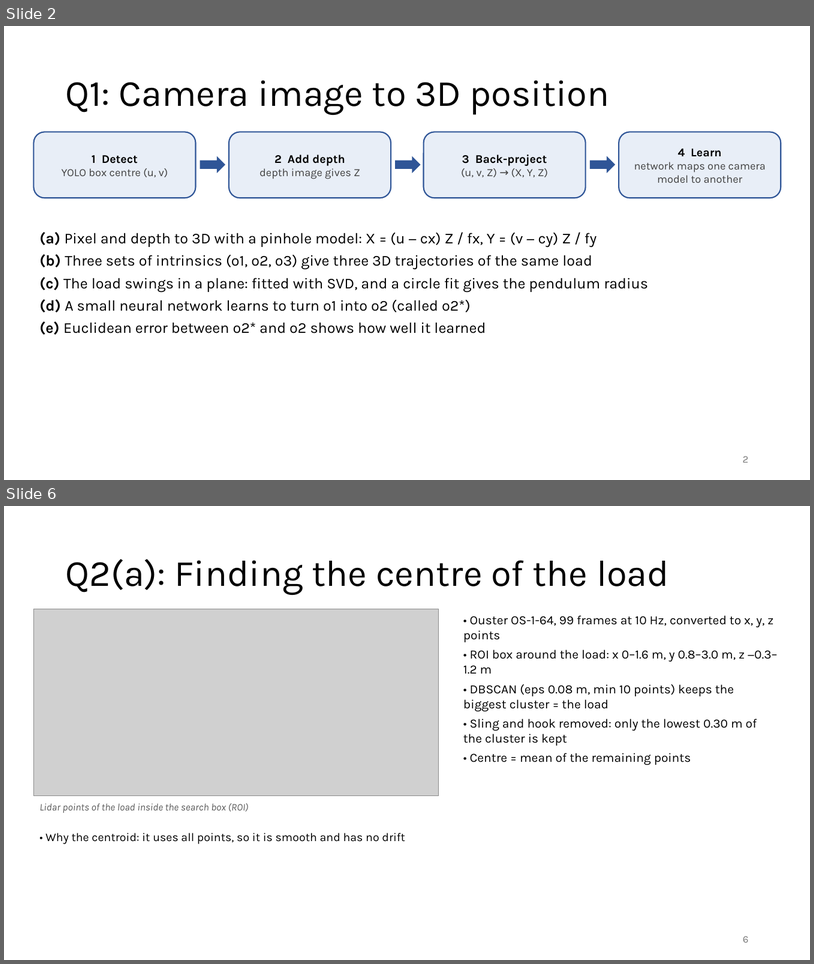
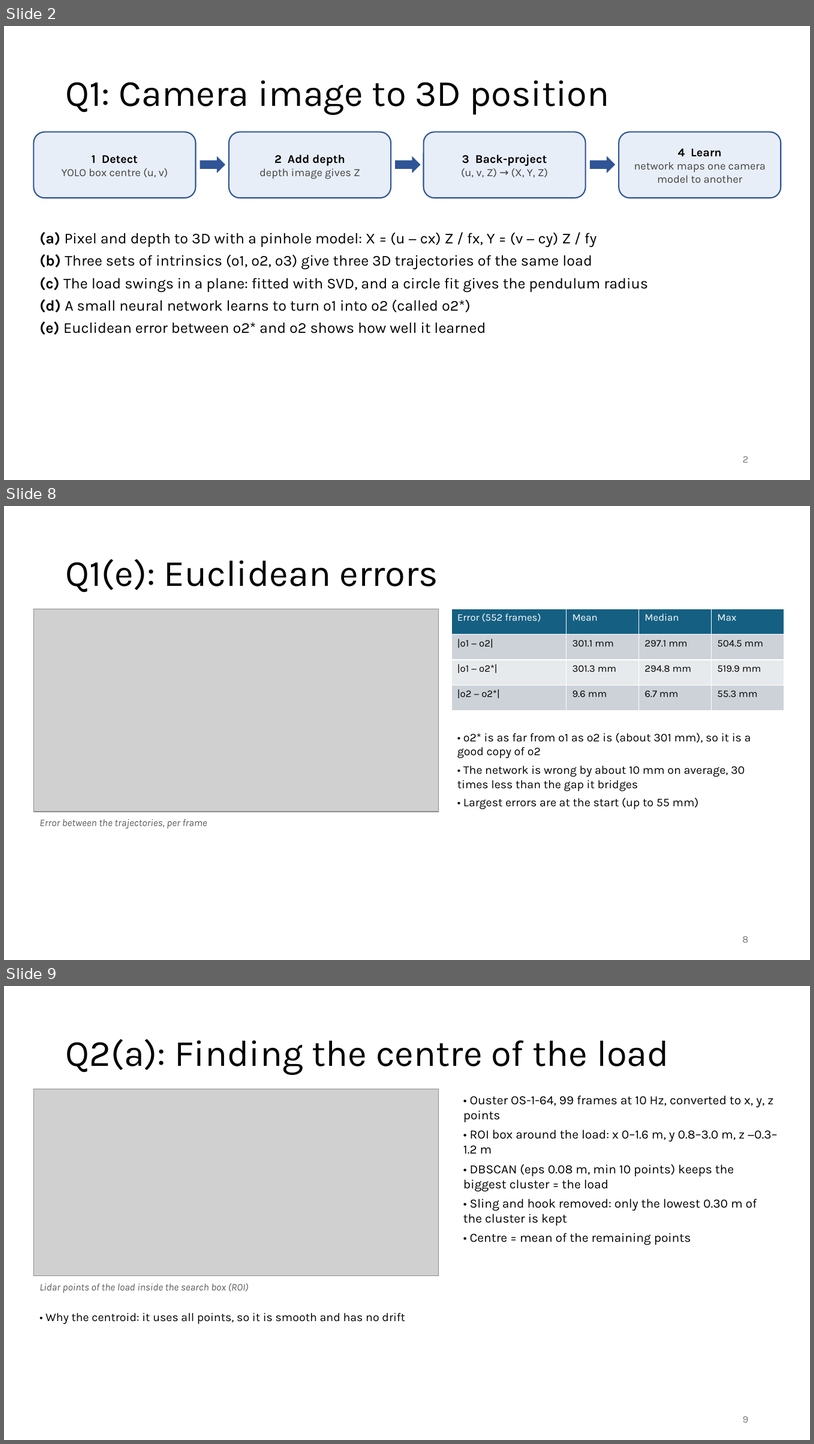
Before and after one commit to AreGundersen/MAS512, a slide deck: Assignment 2/MAS512_assignment2_gr5.pptx. Shown one above the other, each under a label of ours: slides 2 and 6 before the commit, slides 2, 8 and 9 after it; the slides between them are not shown. The pictures are 814x964 and 814x1444 pixels, drawn with LibreOffice and Linux fonts; fonts in the diff are those of the drawing; grey boxes stand for pictures. Boxes give left, top, right and bottom in pixels: in the first picture for what was removed or moved away, otherwise in the second. Text is boxed around its words. In the diff, an @@ line names an element or a change of style, - is before the commit and + after.

```diff
--- a/Assignment 2/MAS512_assignment2_gr5.pptx
+++ b/Assignment 2/MAS512_assignment2_gr5.pptx
@@ slide 8 added at <box>4,506,810,960</box>, background #FFFFFF @@
@@ title added at <box>65,559,438,592</box>, 44 pt, text #000000 @@
+Q1(e): Euclidean errors
@@ picture added at <box>33,609,439,811</box> @@
@@ table added at <box>452,609,785,711</box>, 4 rows, 4 columns @@
+Error (552 frames) | Mean | Median | Max
+|o1 − o2| | 301.1 mm | 297.1 mm | 504.5 mm
+|o1 − o2*| | 301.3 mm | 294.8 mm | 519.9 mm
+|o2 − o2*| | 9.6 mm | 6.7 mm | 55.3 mm
@@ text added at <box>458,733,752,809</box>, 14 pt, text #000000 @@
+• o2* is as far from o1 as o2 is (about 301 mm), so it is a good copy of o2
+• The network is wrong by about 10 mm on average, 30 times less than the gap it bridges
+• Largest errors are at the start (up to 55 mm)
@@ text added at <box>39,819,207,828</box>, 12 pt, text #595959, italic @@
+Error between the trajectories, per frame
@@ page number added at <box>743,936,749,942</box>, 12 pt, text #797979 @@
+8
@@ what was slide 6 is now slide 9 @@
```
Also in this commit, not shown: 2 slides changed, 3 other slides added, 1 slide removed, 11 other files.
